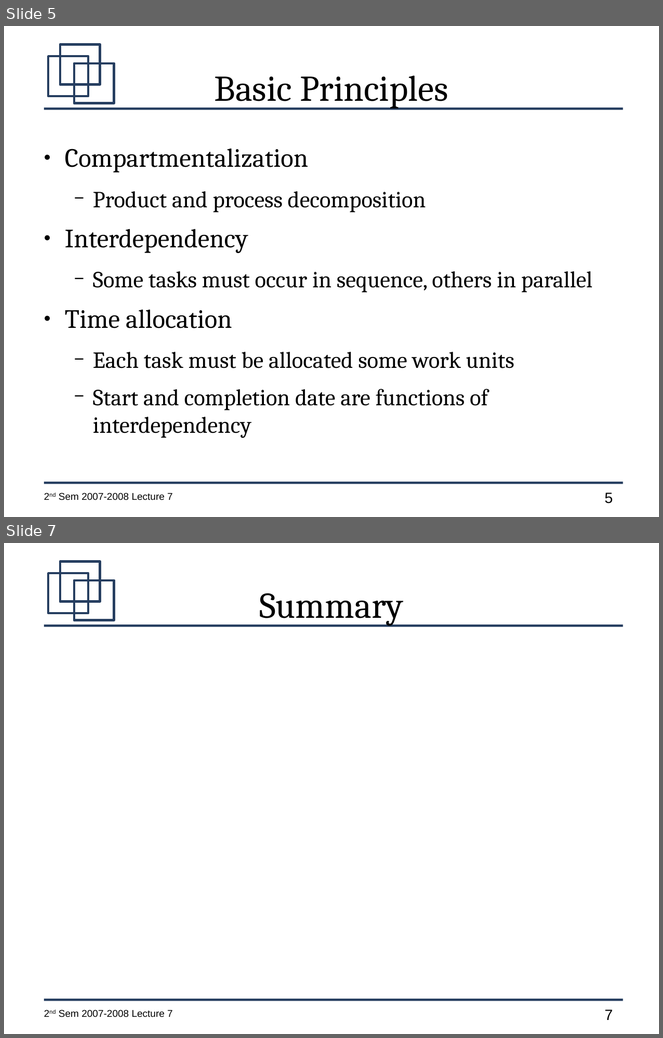
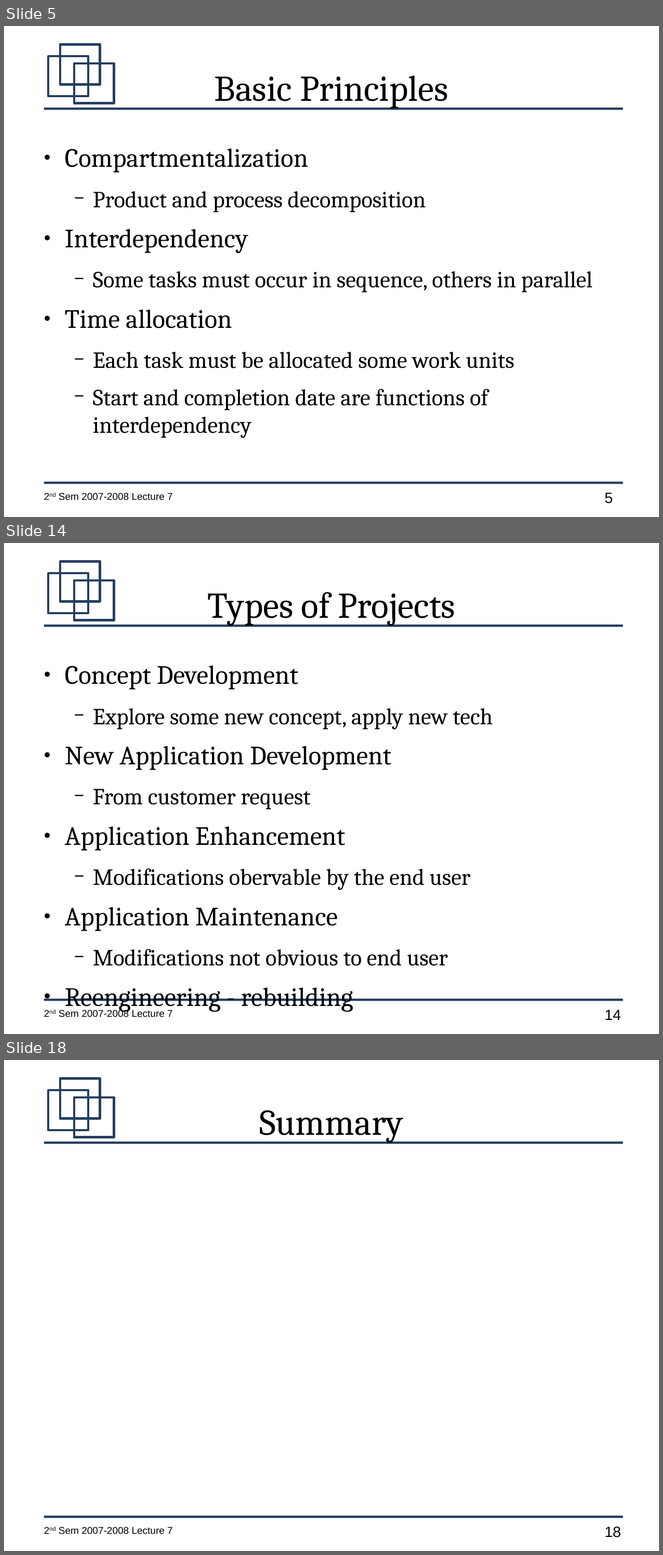
Before and after one commit to jachermocilla/jach-homepage, a slide deck: CMSC128-2nd-Sem-2007-L7.odp. Shown one above the other, each under a label of ours: slides 5 and 7 before the commit, slides 5, 14 and 18 after it; the slides between them are not shown. The pictures are 663x1038 and 663x1555 pixels, drawn with LibreOffice and Linux fonts; fonts in the diff are those of the drawing. Boxes give left, top, right and bottom in pixels: in the first picture for what was removed or moved away, otherwise in the second. Text is boxed around its words. In the diff, an @@ line names an element or a change of style, - is before the commit and + after.

```diff
--- a/CMSC128-2nd-Sem-2007-L7.odp
+++ b/CMSC128-2nd-Sem-2007-L7.odp
@@ slide 14 added at bbox=[4, 543, 659, 1034], background #FFFFFF; not listed: 7 template elements that a slide beside it also shows @@
@@ title added at bbox=[207, 592, 455, 626], 44 pt, text #000000 @@
+Types of Projects
@@ text added at bbox=[65, 665, 493, 1012], 28 pt, text #000000 @@
+● Concept Development
+  − Explore some new concept, apply new tech
+● New Application Development
+  − From customer request
+● Application Enhancement
+  − Modifications obervable by the end user
+● Application Maintenance
+  − Modifications not obvious to end user
+● Reengineering - rebuilding
@@ what was slide 7 is now slide 18 @@
@@ page number at bbox=[605, 1527, 621, 1538]: text changed @@
-7
+18
```
Also in this commit, not shown: 1 slide changed, 10 other slides added, 1 other file.
